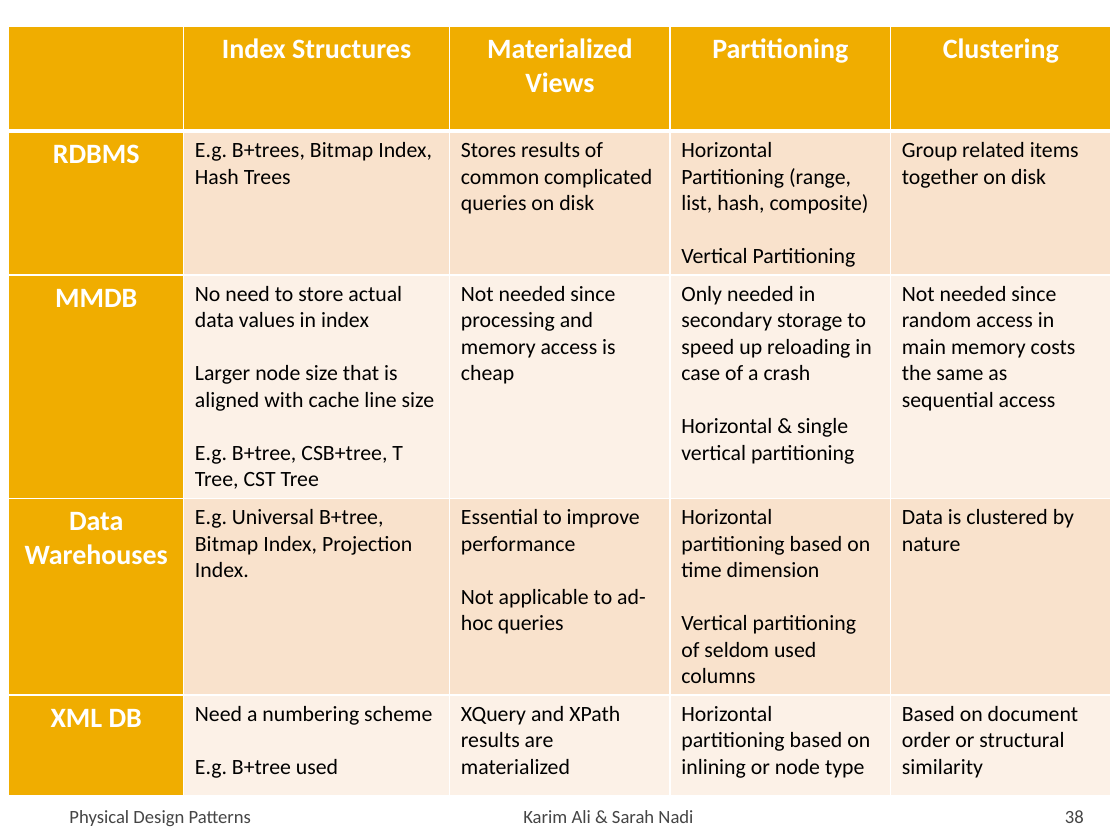
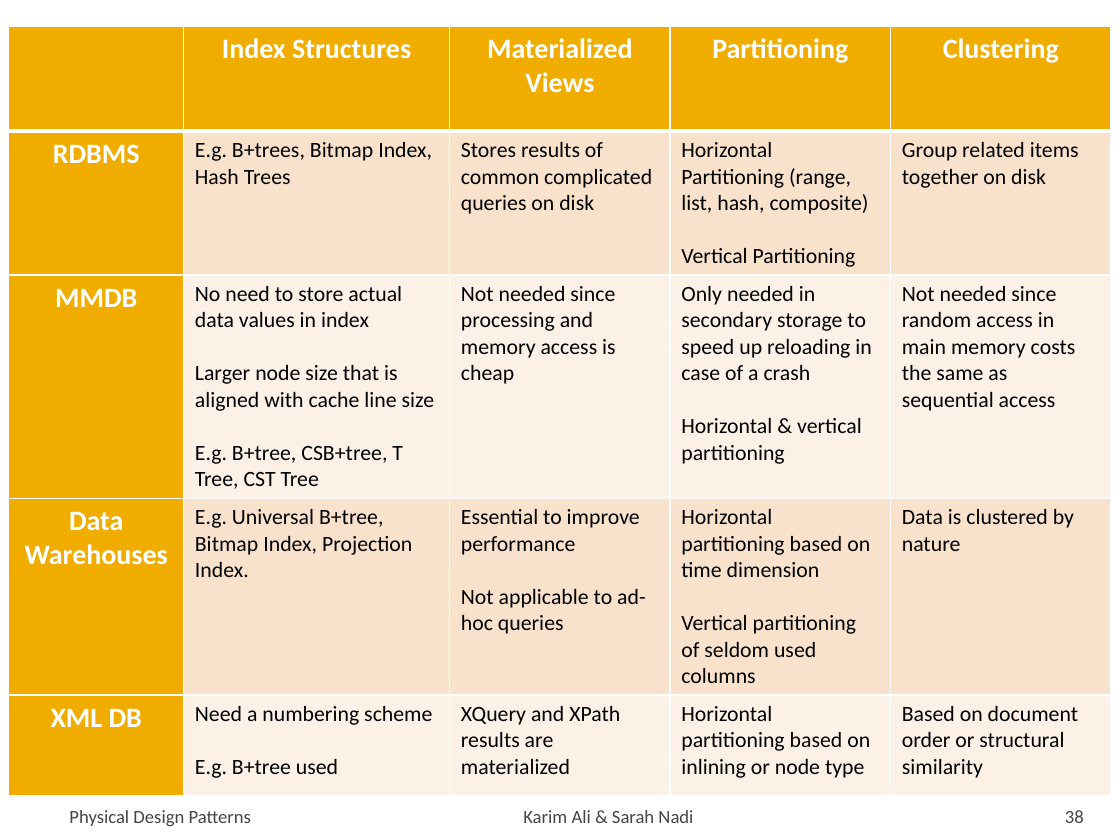
Before and after one commit to snadi/cs848-db, a slide deck: slide 38 of cs848-db/PhysDesignPres.pptx. Drawn at 1120x840 pixels with LibreOffice and Linux fonts; fonts in the diff are those of the drawing. Boxes give left, top, right and bottom in pixels: in the first picture for what was removed or moved away, otherwise in the second. Text is boxed around its words. In the diff, an @@ line names an element or a change of style, - is before the commit and + after.

```diff
--- a/cs848-db/PhysDesignPres.pptx
+++ b/cs848-db/PhysDesignPres.pptx
@@ table at <box>9,26,1112,788</box> @@
-row 3, column 4: Only needed in / secondary storage to speed up reloading in case of a crash / Horizontal & single vertical partitioning
+row 3, column 4: Only needed in / secondary storage to speed up reloading in case of a crash / Horizontal & vertical partitioning
```
Also in this commit, not shown: 3 other slides changed.
